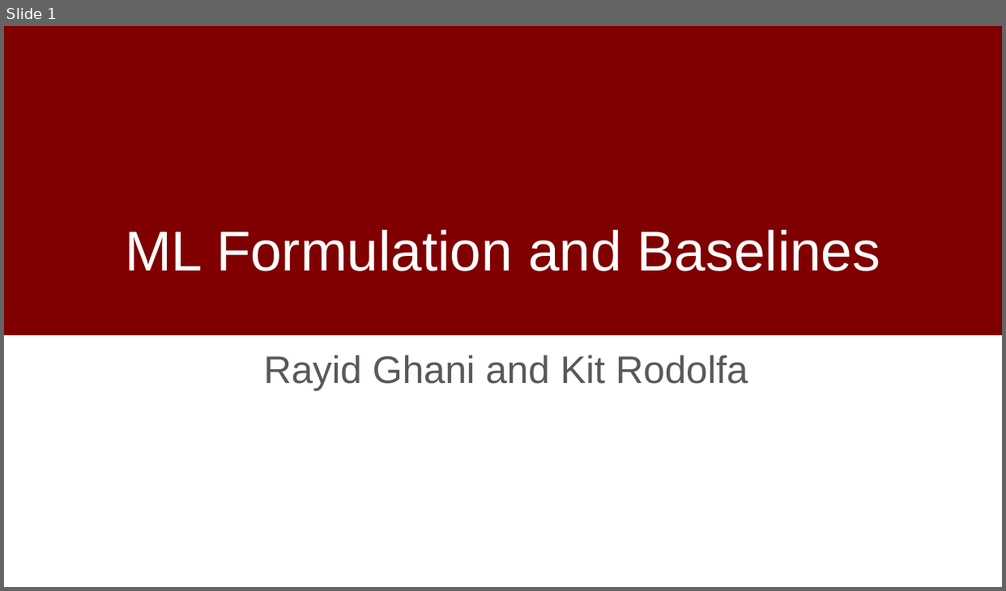
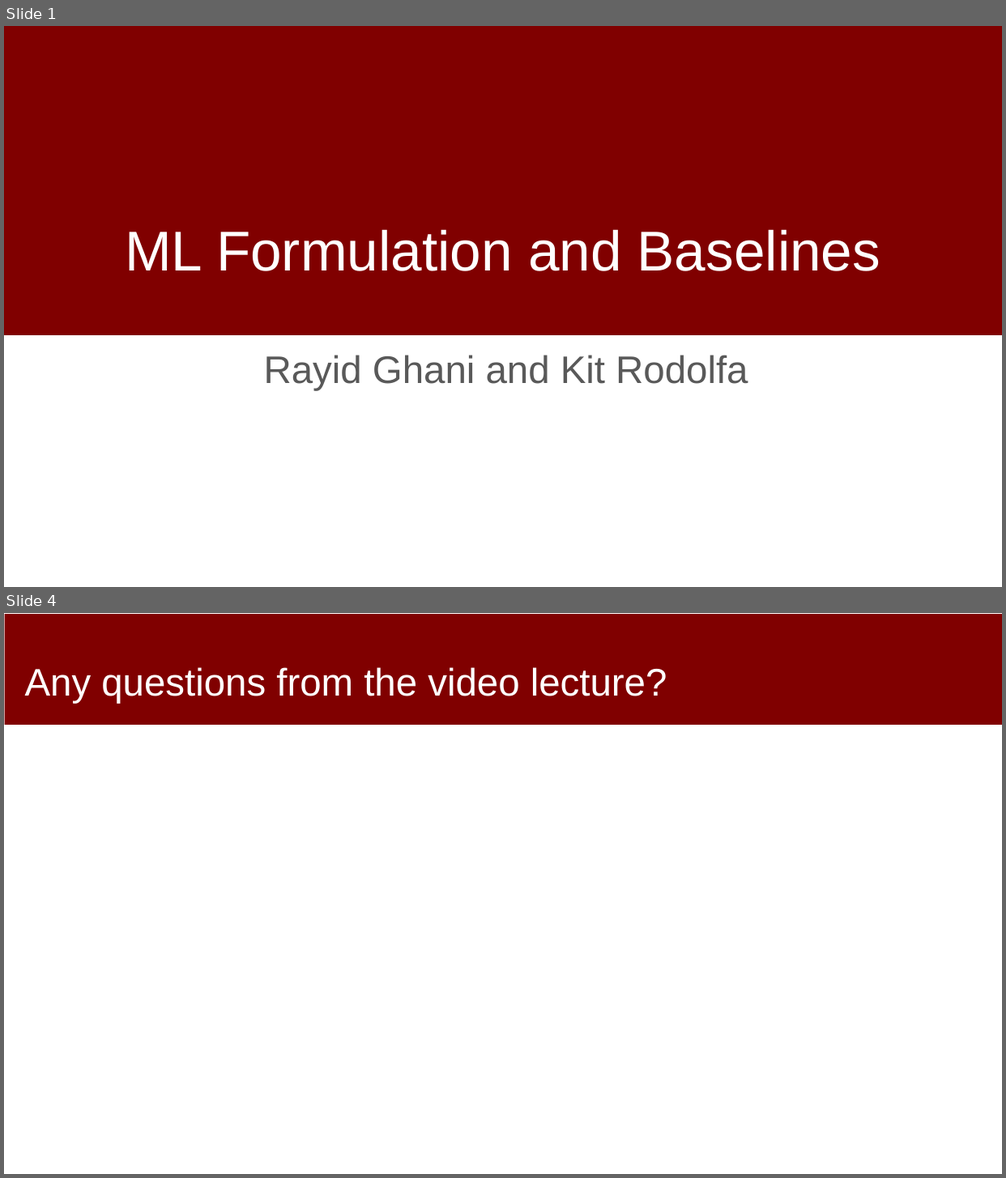
Before and after one commit to dssg/mlforpublicpolicylab, a slide deck: 03 - Data Exploration, Analytical Formulation, and Baselines/formulation-discussion.pptx. Shown one above the other, each under a label of ours: slide 1 before the commit, slides 1 and 4 after it; the slides between them are not shown. The pictures are 1006x591 and 1006x1178 pixels, drawn with LibreOffice and Linux fonts; fonts in the diff are those of the drawing; background and template pictures are left out. Boxes give left, top, right and bottom in pixels: in the first picture for what was removed or moved away, otherwise in the second. Text is boxed around its words. In the diff, an @@ line names an element or a change of style, - is before the commit and + after.

```diff
--- a/03 - Data Exploration, Analytical Formulation, and Baselines/formulation-discussion.pptx
+++ b/03 - Data Exploration, Analytical Formulation, and Baselines/formulation-discussion.pptx
@@ slide 4 added at (4, 613, 1002, 1174), background #FFFFFF @@
@@ rectangle added at (5, 614, 1002, 725), fill #800000 @@
@@ title added at (25, 667, 667, 703), 37 pt, text #FFFFFF @@
+Any questions from the video lecture?
```
Also in this commit, not shown: 5 other slides added, 5 slides removed.
